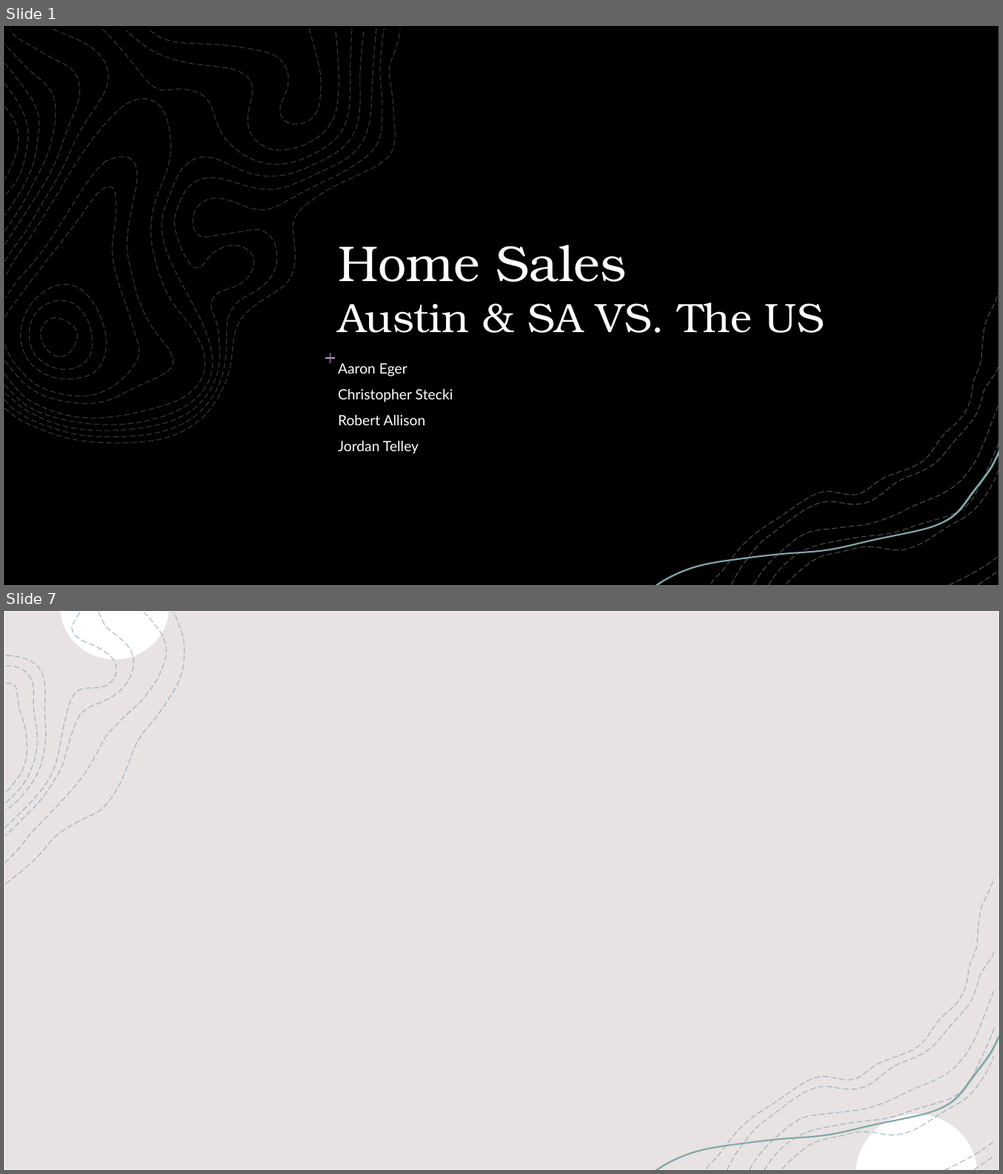
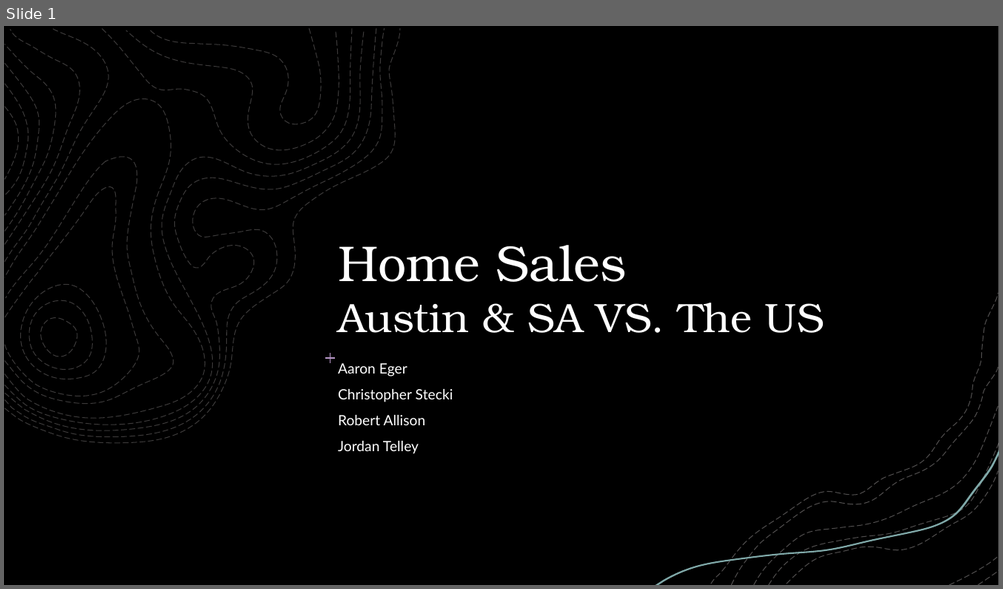
Before and after one commit to jtell32/Project-2, a slide deck: Project 2 (Group 4).pptx. Shown one above the other, each under a label of ours: slides 1 and 7 before the commit, slide 1 after it; the slides between them are not shown. The pictures are 1003x1174 and 1003x589 pixels, drawn with LibreOffice and Linux fonts; fonts in the diff are those of the drawing; background and template pictures are left out; a plain dark background stands for a picture behind light text. Boxes give left, top, right and bottom in pixels: in the first picture for what was removed or moved away, otherwise in the second. Text is boxed around its words. In the diff, an @@ line names an element or a change of style, - is before the commit and + after.

```diff
--- a/Project 2 (Group 4).pptx
+++ b/Project 2 (Group 4).pptx
@@ slide 7 removed at bbox=[4, 611, 999, 1170], background picture (left out); not listed: 11 template elements that a slide beside it also shows @@
@@ rectangle removed at bbox=[4, 611, 999, 1170] @@
@@ group removed at bbox=[5, 612, 185, 884]: 4 freeform shapes @@
@@ freeform shape removed at bbox=[707, 878, 994, 1169] @@
@@ freeform shape removed at bbox=[782, 1056, 993, 1169] @@
```
Also in this commit, not shown: 3 slides changed, 3 slides added, 2 other slides removed.
